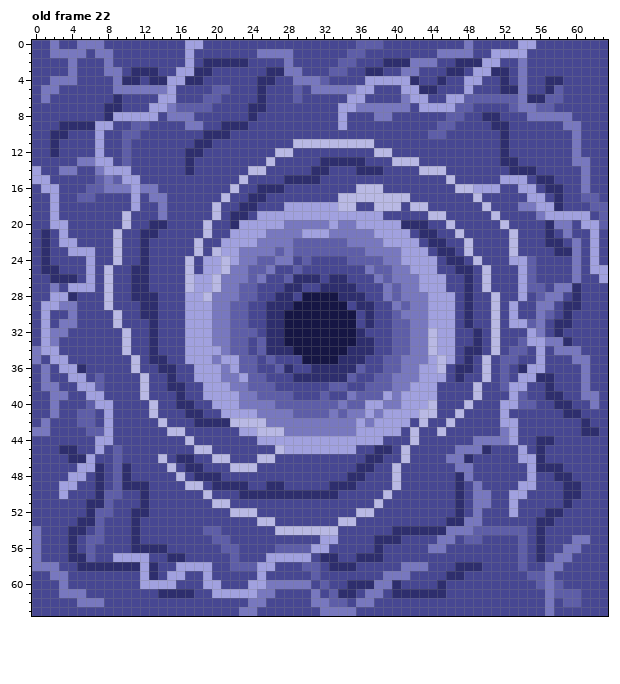
Pixel-art file, stored at laser.aseprite. Above, as it was before the edit.
64x64 pixels, 22 frames. Shown: old frame 22.
After:
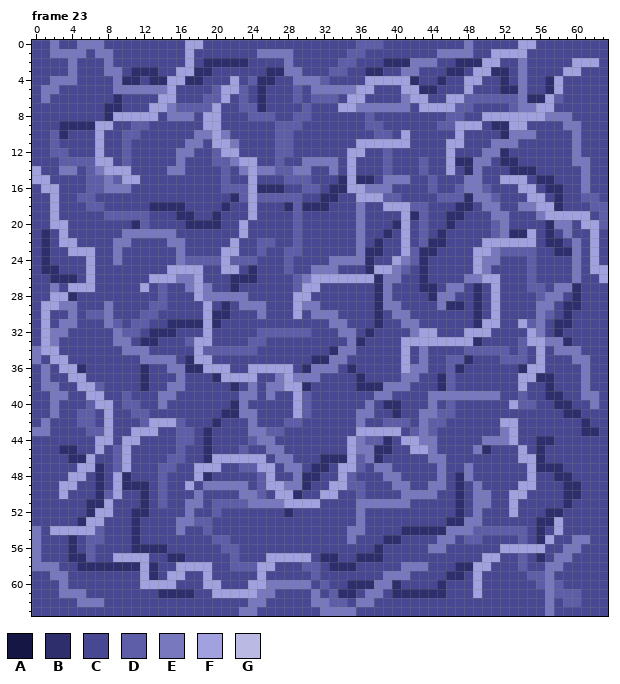
Palette (. is transparent): A #161644  B #2e2e6d  C #474792  D #5e5ea8  E #7878bf  F #a1a1df  G #b9b9e4
A new or re-ordered frame is compared with the old frame closest to it.
The author wrote: Add laser sprite Supposed to be water (very optional)
The edit:
frames 22 -> 23
Changed rows in their new state; - is an unchanged pixel.
Frame 23 is new; against old frame 22:
first column x 2:
 2 ----------------------------------------------------------FFF
 3 ---------------------------------------------------------FF--
 4 --------------------F-D---------------------------------F----
 5 -------------------FFD----------------------------------F----
 6 -------------------F-D-------DDD-----------------------F-----
 7 ------------------F--DD-----D-------------------------FF-----
 8 -----------------FF---DDD--DD---C--DCC----------FFFFFFF------
 9 ---------------CCFFCCC---DDD----C--DD--------FFF---FF--------
10 D---------------EEFE-----DD---------DD-F--CC-F-----EEE-------
11 D--------------EECFFE----DDCCCCCCCFFFFFF----FF---EEE---------
12 DD------------EEC-DFF----DD------FF-CD------F---EE-----------
13 -DDDD---------EC--DDEFF-CD--EEEECFC--DCCCD--FBBEE------------
14 ----D--------EEC---D-EFEEDDEECCE-FCCCD---DCCF-BE-------------
15 ----D--------------D-CF---DDDC--BFBB-EEE--D-C-EE-------------
16 ---------CCC-------DDDF-----DD-BBFFEEE----D--DEEDC-----------
17 ---------C-CC------CBDFDDDDD--BBCCFFFDDC---DDDBEED-----------
18 ----DD---C-BBBB---CB-CF---BDBBBCCCE-CFFFDD---BB-EE-----------
19 ------DDDDD-C-BB--B-CCFCCCCDCCCCCCECC--FBDCCBB---EE----------
20 --------CBDCC--BBBB-C-CCCCCDCCCCCCECCCBFCD--B----DE----------
21 -------CEEEEEE---C--C-CCCCCDCCCCCC-CCBC--DCB-C---DEBBF-------
22 -------EE-C--EE-C--C-CCDDCC-CCCCCC-CBCC-CD----C-FFFFFF-------
23 -------E--C---E-C-C--CCDCCD-CCCCCCEBBCC-DBBCC-CFFEDDDD-------
24 -------E--C---EDDDDFDDDCCCD-C--EEEEBCCFEDBC-CC-FEE-CC--------
25 ------C--CC--FFFFCCFFCBCC-DC-EEE---BFF-DCBC--CCFE---C--------
26 ------C--CCFFFEE-CCCBBBC--CDEFFFFFFFBE-CCBCC--EEFF--C--------
27 ------C--CF-D--E-ECCBCC---CDFFCCCC--B-CCCBBCEECBCF--C--------
28 ------C--CCCD--C-E---EC--CCFFCCCCCC-B-CCCCBEE-CB-F--C--------
29 ------E---CDD--CC-CBCEEECCCFEECCC-CCBE-CCCCEBBCB-F-C---------
30 ----DDEC--DD---CC-BBCC-ECCCFCEEECC-CB-E-CCCCC-CB-F-C---------
31 ------ED-DDC-BBBB-BCCC--CCCCCCCEEC-CB-CE-CCCC-CBFF-C---------
32 -------EDD--BB-CC-CCCCCDDDDDDCCCEECB--CC-FFCC-FFFC-----------
33 -------EE-B----D--CCCCD-CCCCCCCCCE-C--CFFFF--FF--C-----------
34 --------EEEC---C-DDD--DCCCCCCCCBEECC--CFC-CCC-DDDDDC---------
35 ---------CEEEE-B--CCCCC-C---CBBEECC--CCFC-CCDD--C---D--------
36 ---------CB-CEEBB--FCCFFFFF-BEEEC-C--CCF-ECCD-C-C-C----------
37 -----C----B--CE-CCBFF-FC-EFEEECCCCB-CCC--CCBDC--C-C----------
38 ----------B--EE--CCCBCECEEFFB--CC-BBBE--CCCBD--C--CC---------
39 --------D-C-EEC--CCCC--CECCFD-C--CCCEECCCCEEEEEEEE-C---------
40 --------DD-CE-CC--CCB-CCCCCF-CCCCCCECBBCCCE-D-C---C----------
41 ---------DDC---CC--BBEECCCCF-CCCCC-ECCBCCEEDDC----C----------
42 ----------DFFFD-CC-CCCECCCDDCCCCCCECCDDD-EDDC----------------
43 ---------FFF-CDD-B---CEEDDCCCCCCCC------DEDC-----------------
44 --------FF----DD-B----DEECCCCCCCC-EDDB-FFEE----C-------------
45 --------F-----D-CB---D--EECCCCCCC-EE---CFFE--CC--------------
46 --------F---CDDC-BFFFFFFCEE---BBBFDE---C--EECCC--------------
47 --------F---DD-CFFF-CDDFF-EE-BB-FFDCEEC----E-C---------------
48 -------F----D-C-F-C----DF--EBB--FDC--EE----E-----------------
49 -------F----D--FCEEEEE-DFFEEB--FFDD---EE--EE-----------------
50 -------F----D---EC---EEDCFF-CCFF--D--C-EEEE------------------
51 ------F-----D--EE-DDDDEEEEFFFF----EEEEEE---------------------
52 -----FF--------E--D-CCC---B-------EC-------------------------
53 ----FF--------EEDD-----CC-------CCE---------------------F----
54 FFFFF---------E---C------CCCCCCC-EE---C-----------------F----
55 ------------------------------CC-E--C------------------F-----
56 -------------------------CCCCCC-------------------FFFFF------
57 ------------------------------------------------FF-----------
58 -----------------------------------------------FF------------
59 -----------------------------------------------F-------------
60 -----------------------------------------------F-------------
61 -----------------------------------------------F-------------
